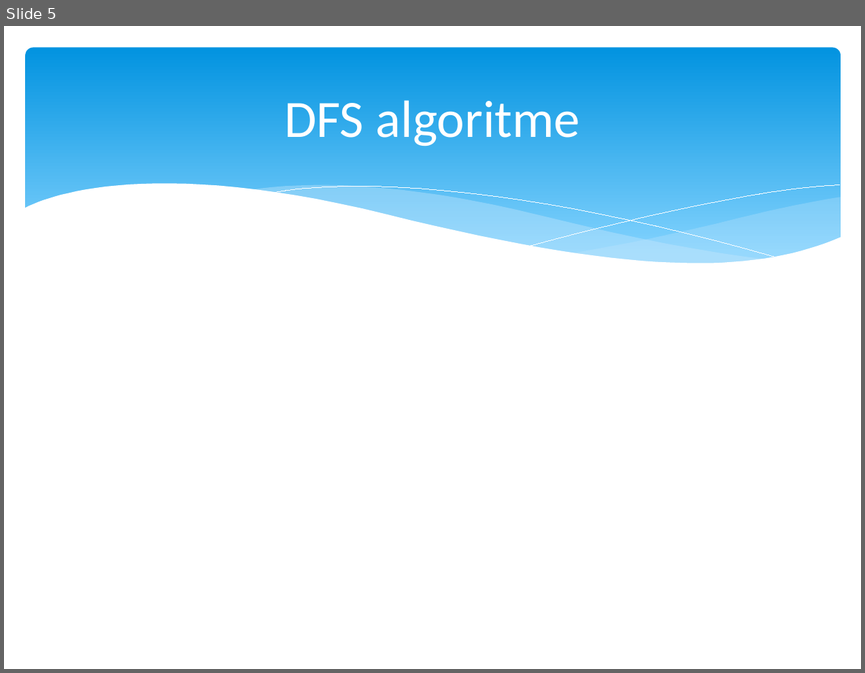
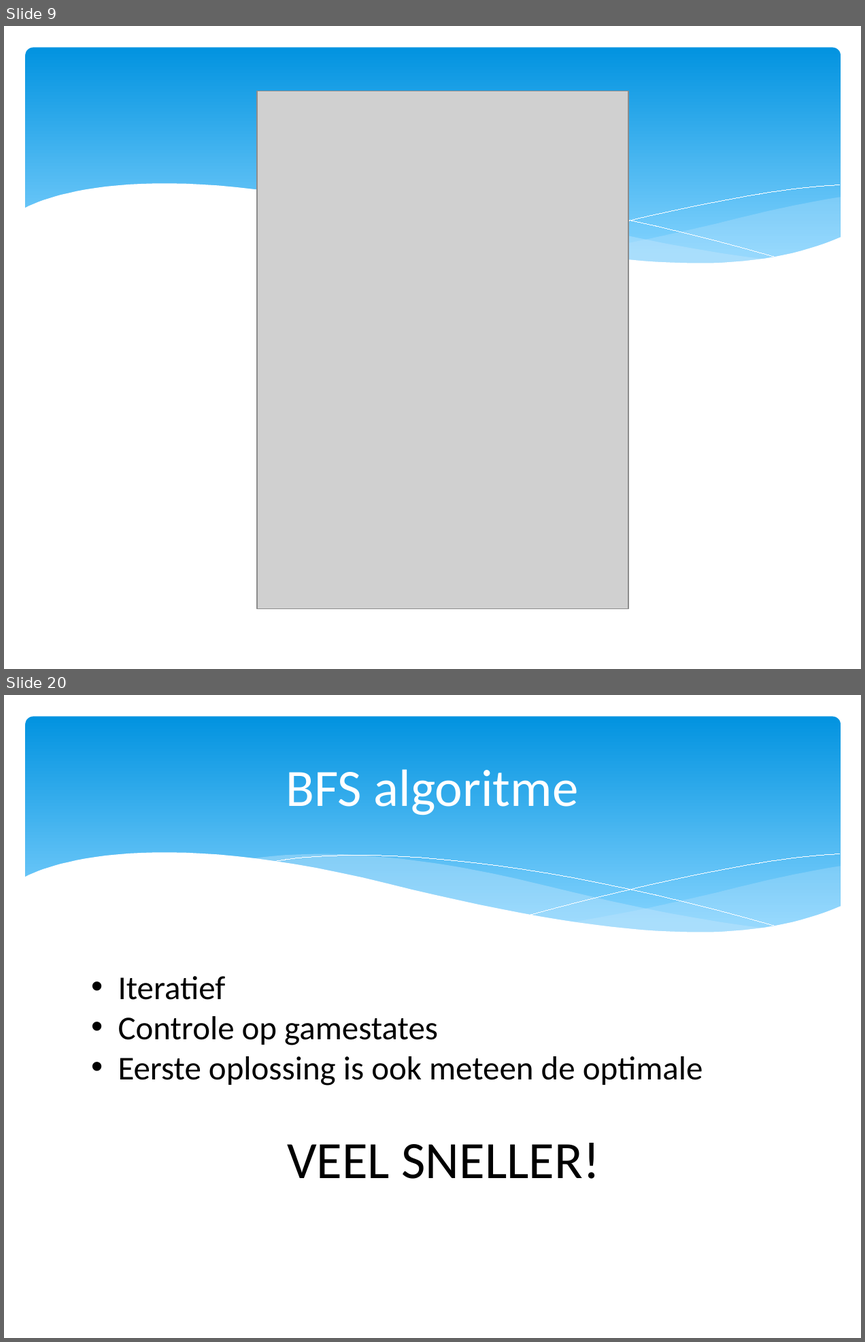
Before and after one commit to Natasjaminor/Spitsuur, a slide deck: presentatie 25-11.pptx. Shown one above the other, each under a label of ours: slide 5 before the commit, slides 9 and 20 after it; the slides between them are not shown. The pictures are 865x673 and 865x1342 pixels, drawn with LibreOffice and Linux fonts; fonts in the diff are those of the drawing; grey boxes stand for pictures. Boxes give left, top, right and bottom in pixels: in the first picture for what was removed or moved away, otherwise in the second. Text is boxed around its words. In the diff, an @@ line names an element or a change of style, - is before the commit and + after.

```diff
--- a/presentatie 25-11.pptx
+++ b/presentatie 25-11.pptx
@@ slide 20 added at [4, 695, 861, 1338], background #FFFFFF; not listed: 6 template elements that a slide beside it also shows @@
@@ title added at [286, 769, 579, 815], 44 pt, text #FFFFFF @@
+BFS algoritme
@@ text added at [118, 976, 703, 1178], 28 pt, text #000000 @@
+• Iteratief
+• Controle op gamestates
+• Eerste oplossing is ook meteen de optimale
+VEEL SNELLER!
@@ what was slide 5 is now slide 9 @@
@@ slide 9 changed as well @@
@@ picture added at [257, 91, 628, 609] @@
```
Also in this commit, not shown: 18 other slides added.
